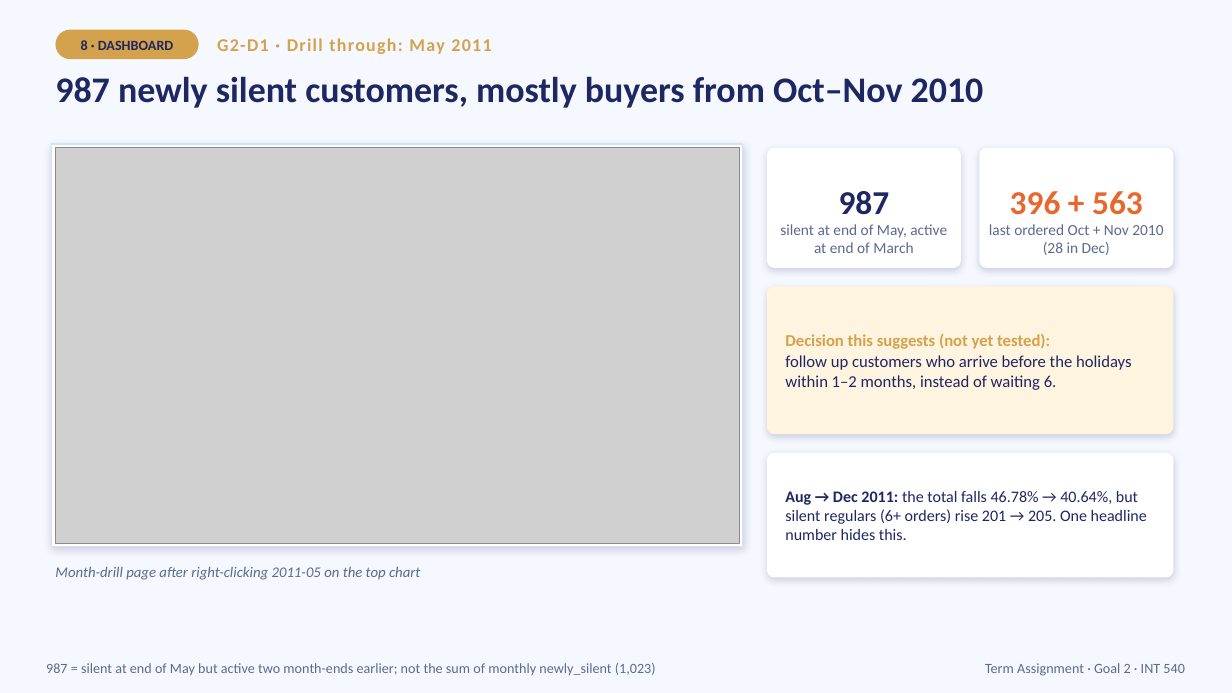
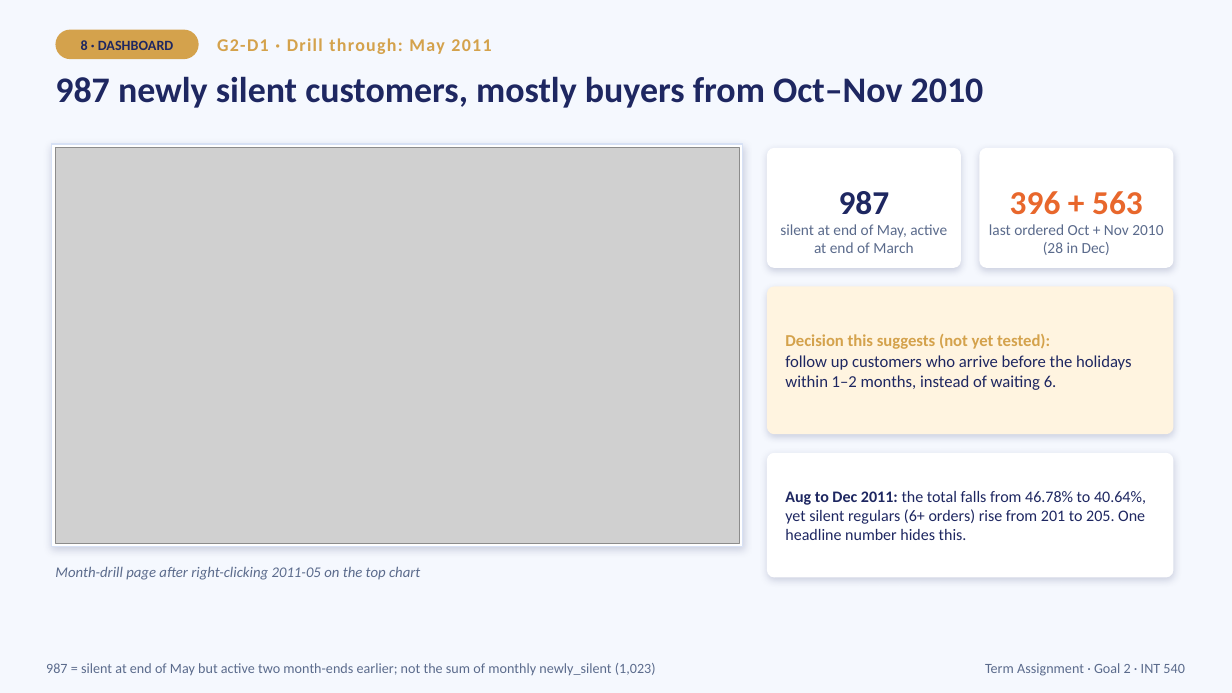
Before and after one commit to porrab/int540-term-assignment, a slide deck: slide 14 of slides/G2-presentation.pptx. Drawn at 1232x693 pixels with LibreOffice and Linux fonts; fonts in the diff are those of the drawing; grey boxes stand for pictures. Boxes give left, top, right and bottom in pixels: in the first picture for what was removed or moved away, otherwise in the second. Text is boxed around its words. In the diff, an @@ line names an element or a change of style, - is before the commit and + after.

```diff
--- a/slides/G2-presentation.pptx
+++ b/slides/G2-presentation.pptx
@@ text at (x1=785, y1=491, x2=1146, y2=540): text changed @@
-Aug → Dec 2011: the total falls 46.78% → 40.64%, but silent regulars (6+ orders) rise 201 → 205. One headline number hides this.
+Aug to Dec 2011: the total falls from 46.78% to 40.64%, yet silent regulars (6+ orders) rise from 201 to 205. One headline number hides this.
```
Also in this commit, not shown: 10 other slides changed, 6 other files.
